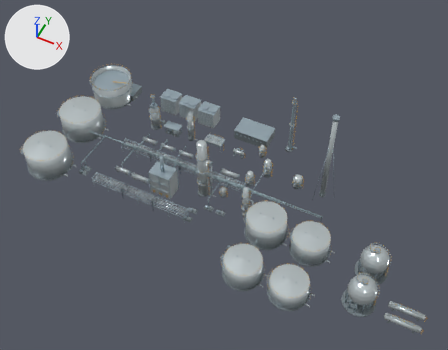
Two versions of the Blender file refinery-digital-twin-starter/blender/assets/refinery.blend, one commit apart.
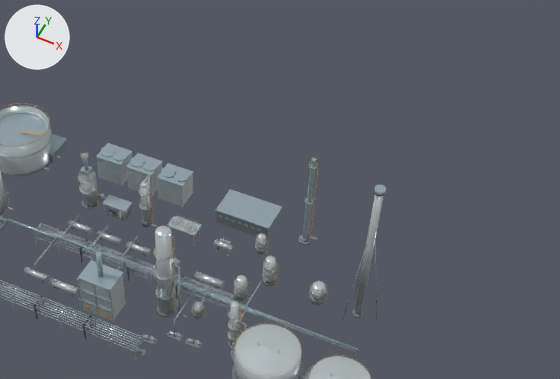
Each version appears first whole from a 50 mm lens placed at (228.0, -199.0, 302.0), pointed at (114.0, 29.0, 17.0), and next in a close-up on the part from 22% to 100% of the width and 0% to 67% of the height. The axes (+X, +Y, +Z) are drawn at upper left. The lights are the same throughout. The older version's two pictures come first.

In view in the first close-up: 'B-401_geometry', 'CT-401_geometry', 'CT-402_geometry', 'CT-403_geometry', 'F-201_geometry', 'F-501_geometry', 'FL-401_geometry', 'STK-401_geometry', 'T-201_geometry', 'TK-103_geometry', 'TK-301_geometry', 'TK-303_geometry' and 43 more.
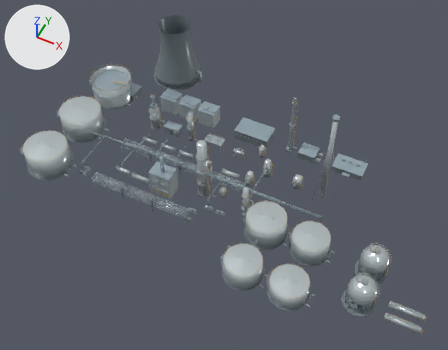
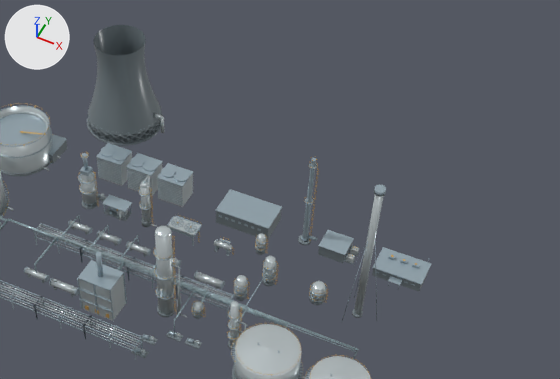
Pixel boxes [x1, y1, x2, y2] of what changed, in the close-ups (560 x 379 px):
'CT-404_geometry', added
    after: [87, 25, 164, 146]
    faces in mat_concrete (grey #768186): [87, 25, 163, 146]
'CR-401_geometry', added
    after: [372, 247, 432, 291]
    faces in mat_brushed_steel (light grey #a6b8c2): [373, 247, 432, 288]
    faces in mat_concrete (grey #768186): [372, 268, 429, 291]
'SS-401_geometry', added
    after: [318, 230, 364, 267]
    faces in mat_brushed_steel (light grey #a6b8c2): [319, 230, 364, 267]
    faces in mat_concrete (grey #768186): [318, 242, 359, 264]
    faces in mat_equipment_shell (light grey #d1dbde): [346, 246, 359, 263]

Diff of the bpy script that builds the scene:
```diff
--- a/refinery-digital-twin-starter/blender/assets/refinery.blend.py
+++ b/refinery-digital-twin-starter/blender/assets/refinery.blend.py
@@ me_ss_401_mesh @@
+me_ss_401_mesh.from_pydata(...)  # 1744 vertices, 948 faces; spans x -8.2..8.0, y -5.2..5.2, z 0.0..5.3
+# faces by material slot: [18, 666, 12, 252]
+me_ss_401_mesh.materials.append(mat_concrete)  # grey #768186
+me_ss_401_mesh.materials.append(mat_brushed_steel)  # light grey #a6b8c2
+me_ss_401_mesh.materials.append(mat_equipment_shell)  # light grey #d1dbde
+me_ss_401_mesh.materials.append(mat_safety_ochre)  # orange #ddaf61
@@ me_ct_404_mesh @@
+me_ct_404_mesh.from_pydata(...)  # 5168 vertices, 3144 faces; spans x -18.0..20.8, y -18.0..18.0, z 0.0..45.0
+# faces by material slot: [3018, 42, 84]
+me_ct_404_mesh.materials.append(mat_concrete)  # grey #768186
+me_ct_404_mesh.materials.append(mat_brushed_steel)  # light grey #a6b8c2
+me_ct_404_mesh.materials.append(mat_equipment_shell)  # light grey #d1dbde
@@ me_cr_401_mesh @@
+me_cr_401_mesh.from_pydata(...)  # 584 vertices, 330 faces; spans x -10.3..10.3, y -9.0..6.8, z 0.0..8.9
+# faces by material slot: [12, 192, 126]
+me_cr_401_mesh.materials.append(mat_concrete)  # grey #768186
+me_cr_401_mesh.materials.append(mat_brushed_steel)  # light grey #a6b8c2
+me_cr_401_mesh.materials.append(mat_safety_ochre)  # orange #ddaf61
@@ ob_ss_401_geometry @@
+ob_ss_401_geometry = bpy.data.objects.new('SS-401_geometry', me_ss_401_mesh)
+ob_ss_401_geometry.parent = ob_ss_401
+ob_ss_401_geometry.location = (0.0, 0.0, 0.0)
@@ ob_ss_401 @@
+ob_ss_401 = bpy.data.objects.new('SS-401', None)
+ob_ss_401.parent = ob_unit_utilities
+ob_ss_401.location = (152.0, 83.0, 0.0)
@@ ob_ct_404_geometry @@
+ob_ct_404_geometry = bpy.data.objects.new('CT-404_geometry', me_ct_404_mesh)
+ob_ct_404_geometry.parent = ob_ct_404
+ob_ct_404_geometry.location = (0.0, 0.0, 0.0)
@@ ob_ct_404 @@
+ob_ct_404 = bpy.data.objects.new('CT-404', None)
+ob_ct_404.parent = ob_unit_utilities
+ob_ct_404.location = (30.0, 118.0, 0.0)
@@ ob_cr_401_geometry @@
+ob_cr_401_geometry = bpy.data.objects.new('CR-401_geometry', me_cr_401_mesh)
+ob_cr_401_geometry.parent = ob_cr_401
+ob_cr_401_geometry.location = (0.0, 0.0, 0.0)
@@ ob_cr_401 @@
+ob_cr_401 = bpy.data.objects.new('CR-401', None)
+ob_cr_401.parent = ob_unit_utilities
+ob_cr_401.location = (178.0, 83.0, 0.0)
```
